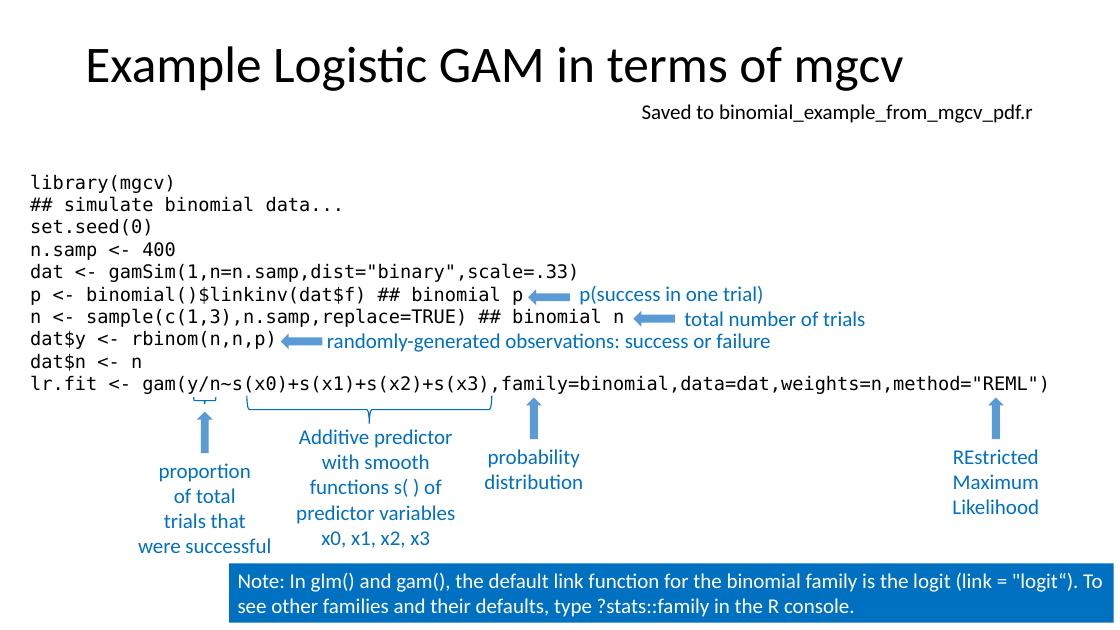
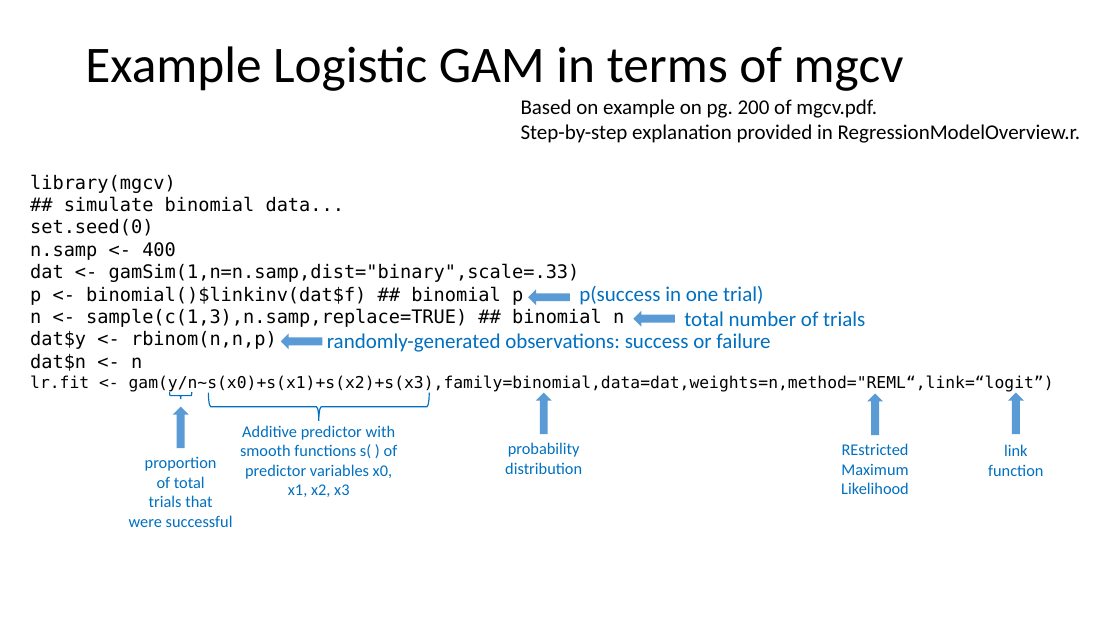
Before and after one commit to ELaBrecque-MMC/RegressionModelOverview, a slide deck: slide 12 of Notes/RegressionModelOverview.pptx. Drawn at 1120x630 pixels with LibreOffice and Linux fonts; fonts in the diff are those of the drawing. Boxes give left, top, right and bottom in pixels: in the first picture for what was removed or moved away, otherwise in the second. Text is boxed around its words. In the diff, an @@ line names an element or a change of style, - is before the commit and + after.

Commit message:
Added logistic GAM example from mgcv.pdf to RegressionModelOverview.r script.

```diff
--- a/Notes/RegressionModelOverview.pptx
+++ b/Notes/RegressionModelOverview.pptx
@@ text at [521,99,1081,143]: text changed @@
-Saved to binomial_example_from_mgcv_pdf.r
+Based on example on pg. 200 of mgcv.pdf.
+Step-by-step explanation provided in RegressionModelOverview.r.
@@ text at [30,375,1054,392]: text changed; size 16 to 14 pt @@
-lr.fit <- gam(y/n~s(x0)+s(x1)+s(x2)+s(x3),family=binomial,data=dat,weights=n,method="REML")
+lr.fit <- gam(y/n~s(x0)+s(x1)+s(x2)+s(x3),family=binomial,data=dat,weights=n,method="REML“,link=“logit”)
@@ left brace: place and size @@
-left brace at [194,397,216,404]
+left brace at [170,392,192,399]
@@ right arrow: place and size @@
-right arrow at [197,411,213,453]
+right arrow at [173,406,189,448]
@@ left brace: place and size @@
-left brace at [247,396,492,424]
+left brace at [208,393,429,421]
@@ text "Additive predictor with smooth functions ...": place and size @@
-text "Additive predictor with smooth functions ..." at [296,429,455,548]
+text "Additive predictor with smooth functions ..." at [240,425,398,497]
@@ right arrow: place and size @@
-right arrow at [526,398,542,440]
+right arrow at [536,393,552,435]
@@ right arrow: place and size @@
-right arrow at [989,398,1004,440]
+right arrow at [868,394,883,436]
@@ right arrow added at [1009,393,1025,435], fill #5B9BD5 @@
@@ text "proportion": place and size @@
-text "proportion" at [138,463,271,553]
+text "proportion" at [129,456,233,527]
@@ text "probability": place and size @@
-text "probability" at [484,449,583,489]
+text "probability" at [505,442,582,474]
@@ size 18 to 14 pt in 4 elements at [505,442,582,474], [129,456,233,527], [240,425,398,497], [841,443,909,494] @@
@@ text "REstricted": place and size @@
-text "REstricted" at [952,449,1039,514]
+text "REstricted" at [841,443,909,494]
@@ text added at [988,444,1043,476], 14 pt, text #0070C0 @@
+link
+function
@@ rectangle removed at [229,564,1114,623] @@
-Note: In glm() and gam(), the default link function for the binomial family is the logit (link = "logit“). To see other families and their defaults, type ?stats::family in the R console.
```
Also in this commit, not shown: 1 other slide changed, 3 other files.
